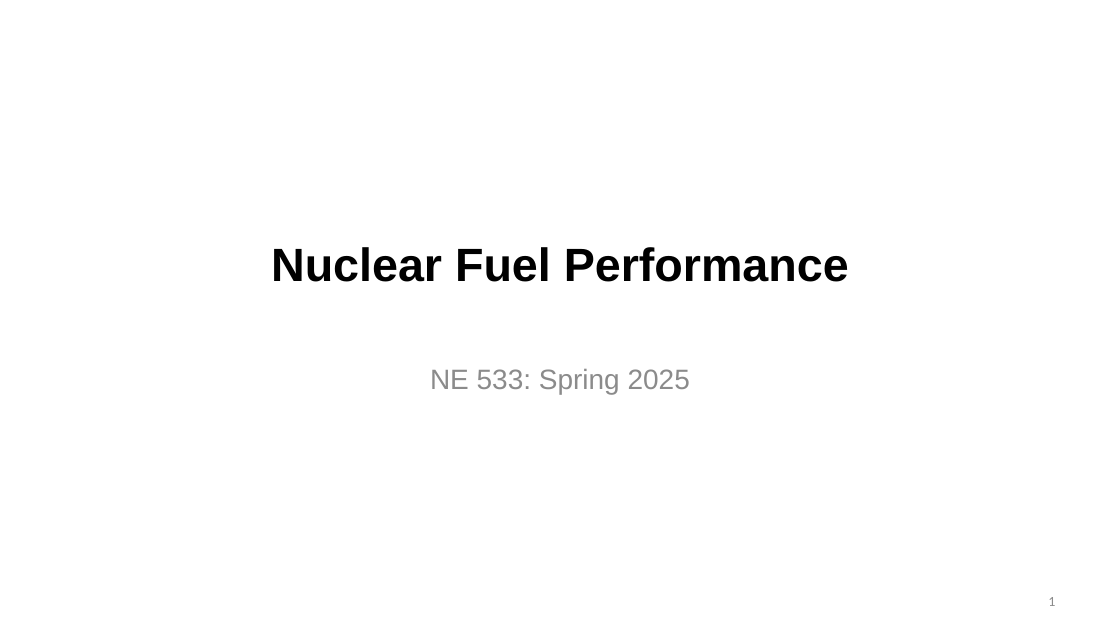
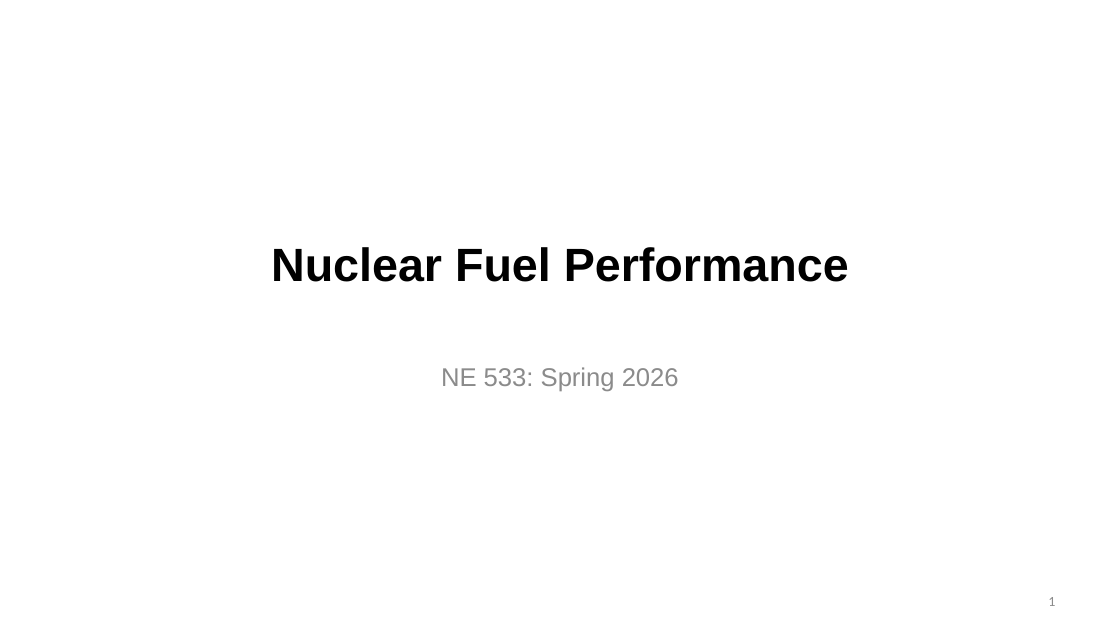
Before and after one commit to benbeeler/TEACHING, a slide deck: slide 1 of Nuclear_Fuel_Performance/NE533_Spring2026/Module1/Lec4_thermal_limits_kth_numerics.pptx. Drawn at 1120x630 pixels with LibreOffice and Linux fonts; fonts in the diff are those of the drawing; background and template pictures are left out. Boxes give left, top, right and bottom in pixels: in the first picture for what was removed or moved away, otherwise in the second. Text is boxed around its words. In the diff, an @@ line names an element or a change of style, - is before the commit and + after.

```diff
--- a/Nuclear_Fuel_Performance/NE533_Spring2026/Module1/Lec4_thermal_limits_kth_numerics.pptx
+++ b/Nuclear_Fuel_Performance/NE533_Spring2026/Module1/Lec4_thermal_limits_kth_numerics.pptx
@@ subtitle at (441, 367, 679, 391): text changed; size 24 to 22 pt @@
-NE 533: Spring 2025
+NE 533: Spring 2026
```
Also in this commit, not shown: 23 other slides changed, 4 slides added, 13 slides removed, 4 other files.
